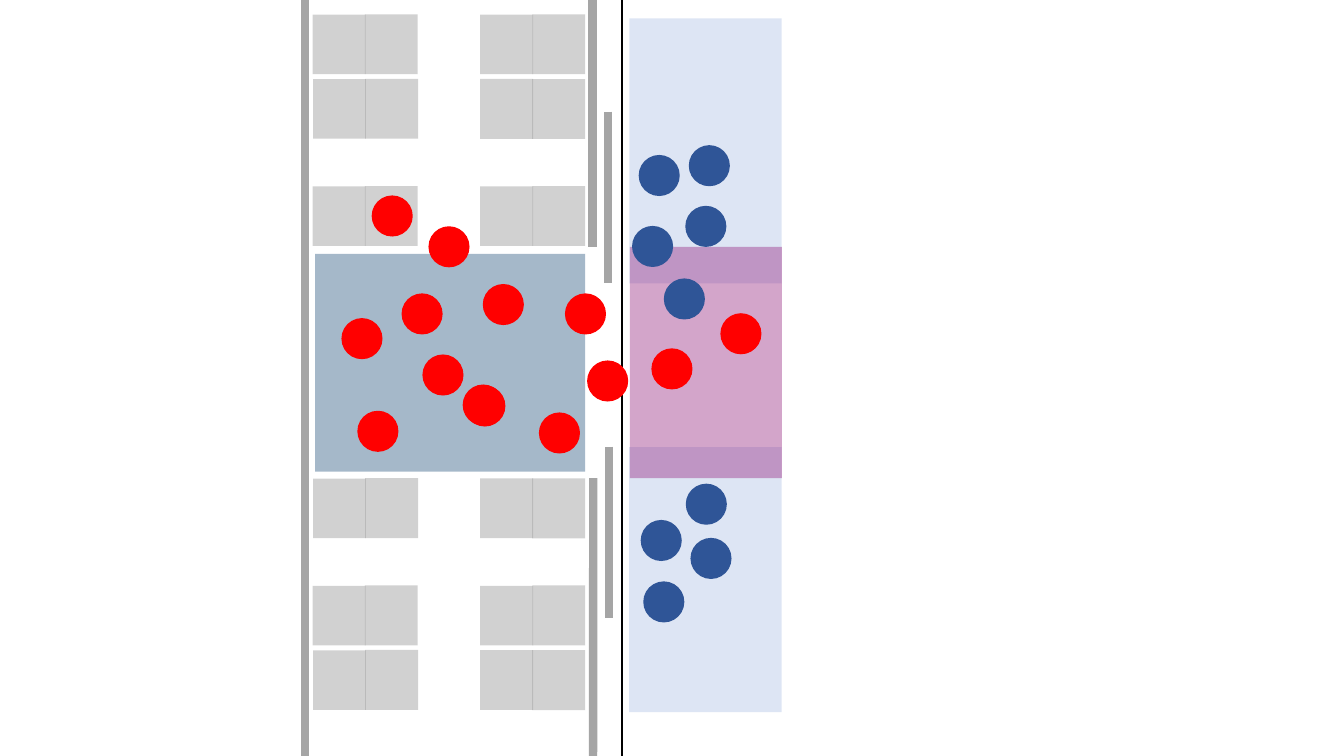
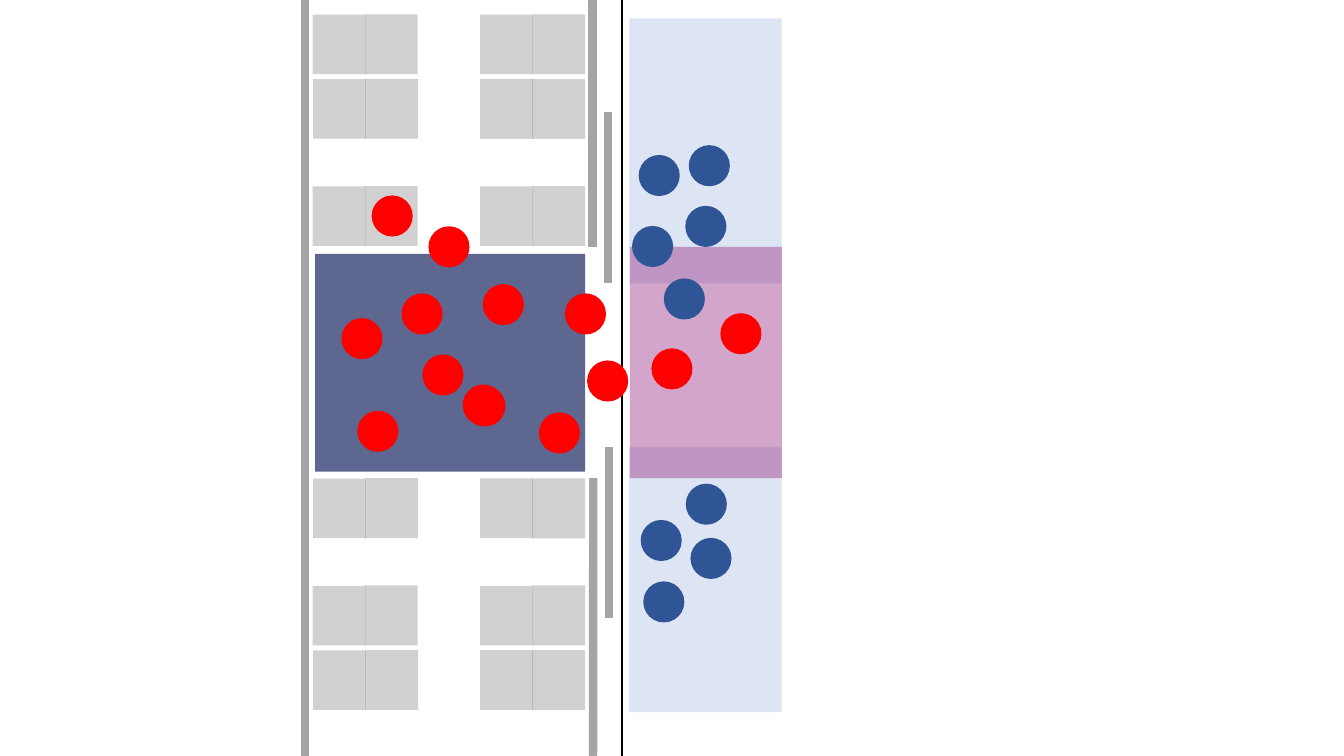
Before and after one commit to AlexandraMayer/Bachelorarbeit, a slide deck: slide 5 of Skizzen/SkizzenBA.pptx. Drawn at 1344x756 pixels with LibreOffice and Linux fonts; fonts in the diff are those of the drawing. Boxes give left, top, right and bottom in pixels: in the first picture for what was removed or moved away, otherwise in the second. Text is boxed around its words. In the diff, an @@ line names an element or a change of style, - is before the commit and + after.

```diff
--- a/Skizzen/SkizzenBA.pptx
+++ b/Skizzen/SkizzenBA.pptx
@@ rectangle at (316, 254, 586, 472): fill #1F4E79 at 40% opacity to #031251 at 64% opacity @@
```
Also in this commit, not shown: 10 other files.
